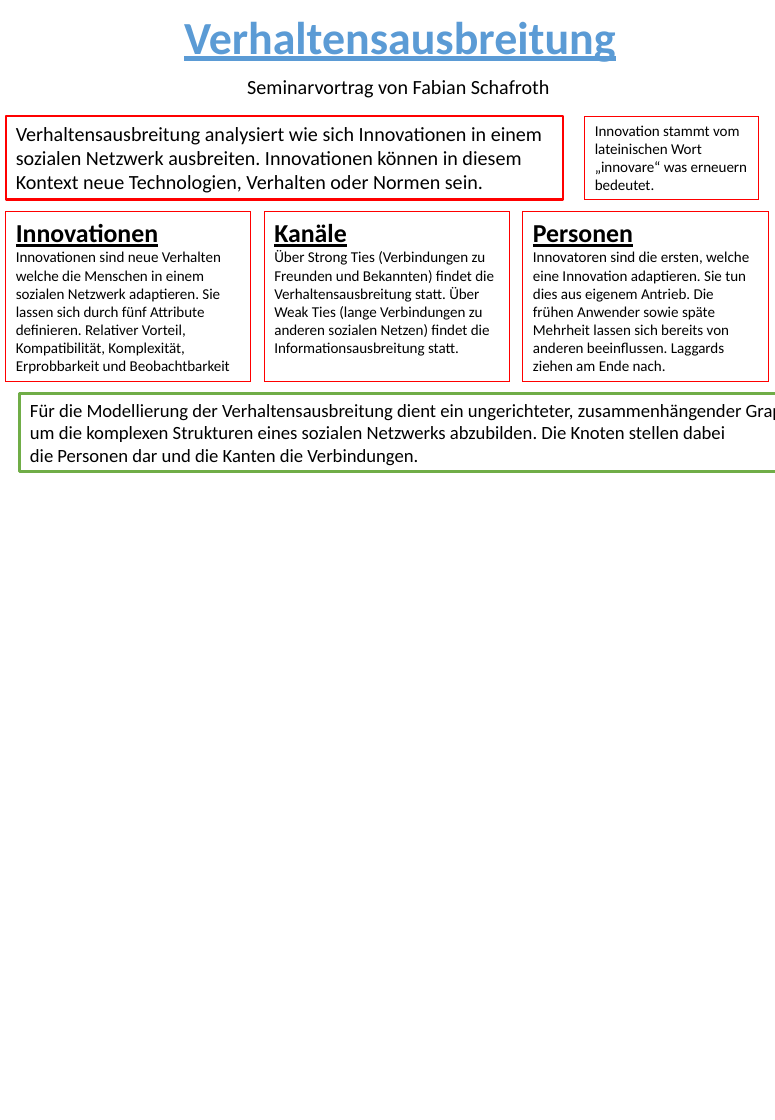
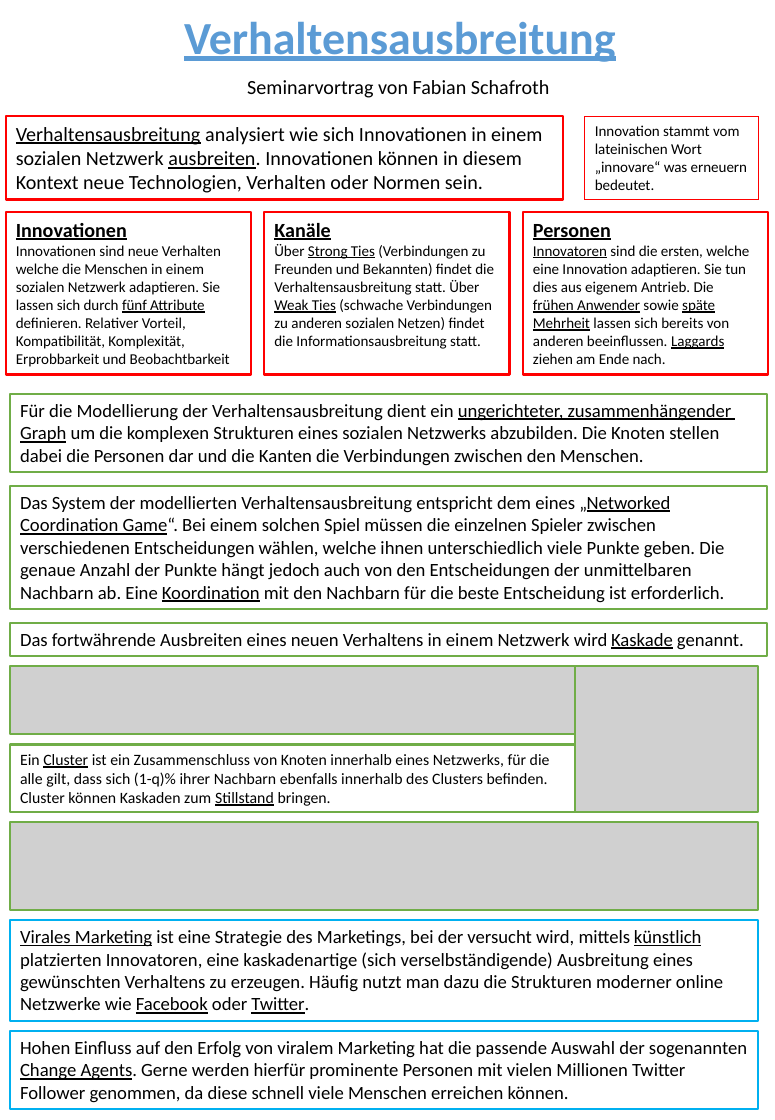
Before and after one commit to BlindSide89/Simple, a slide deck: slide 1 of Presentations/Präsentation1.pptx. Drawn at 775x1120 pixels with LibreOffice and Linux fonts; fonts in the diff are those of the drawing; grey boxes stand for pictures. Boxes give left, top, right and bottom in pixels: in the first picture for what was removed or moved away, otherwise in the second. Text is boxed around its words. In the diff, an @@ line names an element or a change of style, - is before the commit and + after.

```diff
--- a/Presentations/Präsentation1.pptx
+++ b/Presentations/Präsentation1.pptx
@@ rectangle "Verhaltensausbreitung analysiert wie sich Innovationen ..." at <box>5,116,563,199</box>: underline on in "Verhaltensausbreitung ausbreiten." @@
@@ rectangle "Innovationen": place and size @@
-rectangle "Innovationen" at <box>5,212,250,381</box>
+rectangle "Innovationen" at <box>5,212,250,374</box>
@@ rectangle "Innovationen" at <box>5,212,250,374</box>: outline #FF0000 0.75 pt to #FF0000 1.5 pt @@
@@ text in rectangle at <box>16,223,220,349</box>: size 18 to 14 pt in "Innovationen"; underline on in "fünf Attribute" @@
@@ rectangle "Kanäle" at <box>265,212,509,374</box>: outline #FF0000 0.75 pt to #FF0000 1.5 pt @@
@@ rectangle "Kanäle": place and size @@
-rectangle "Kanäle" at <box>265,212,509,381</box>
+rectangle "Kanäle" at <box>265,212,509,374</box>
@@ text in rectangle at <box>274,223,330,240</box>: size 18 to 14 pt in "Kanäle" @@
@@ rectangle "Personen": place and size @@
-rectangle "Personen" at <box>523,212,768,381</box>
+rectangle "Personen" at <box>523,212,768,374</box>
@@ rectangle "Personen" at <box>523,212,768,374</box>: size 18 to 14 pt in "Personen"; underline on in "Innovatoren frühen Anwender späte Mehrheit Laggards"; outline #FF0000 0.75 pt to #FF0000 1.5 pt @@
@@ text in rectangle at <box>274,244,494,349</box>: text changed @@
-Über Strong Ties (Verbindungen zu Freunden und Bekannten) findet die Verhaltensausbreitung statt. Über Weak Ties (lange Verbindungen zu anderen sozialen Netzen) findet die Informationsausbreitung statt.
+Über Strong Ties (Verbindungen zu Freunden und Bekannten) findet die Verhaltensausbreitung statt. Über Weak Ties (schwache Verbindungen zu anderen sozialen Netzen) findet die Informationsausbreitung statt.
@@ rectangle "Für die Modellierung der Verhaltensausbreitung ...": place and size @@
-rectangle "Für die Modellierung der Verhaltensausbreitung ..." at <box>20,394,775,472</box>
+rectangle "Für die Modellierung der Verhaltensausbreitung ..." at <box>10,394,768,472</box>
@@ rectangle "Für die Modellierung der Verhaltensausbreitung ..." at <box>10,394,768,472</box>: outline #70AD47 2.25 pt to #70AD47 1.5 pt @@
@@ text in rectangle at <box>20,404,732,466</box>: text changed @@
-Für die Modellierung der Verhaltensausbreitung dient ein ungerichteter, zusammenhängender Graph
-um die komplexen Strukturen eines sozialen Netzwerks abzubilden. Die Knoten stellen dabei
-die Personen dar und die Kanten die Verbindungen.
+Für die Modellierung der Verhaltensausbreitung dient ein ungerichteter, zusammenhängender
+Graph um die komplexen Strukturen eines sozialen Netzwerks abzubilden. Die Knoten stellen
+dabei die Personen dar und die Kanten die Verbindungen zwischen den Menschen.
@@ rectangle added at <box>10,486,768,609</box>, outline #70AD47 1.5 pt, 13 pt, text #000000 @@
+Das System der modellierten Verhaltensausbreitung entspricht dem eines „Networked Coordination Game“. Bei einem solchen Spiel müssen die einzelnen Spieler zwischen verschiedenen Entscheidungen wählen, welche ihnen unterschiedlich viele Punkte geben. Die genaue Anzahl der Punkte hängt jedoch auch von den Entscheidungen der unmittelbaren Nachbarn ab. Eine Koordination mit den Nachbarn für die beste Entscheidung ist erforderlich.
@@ rectangle added at <box>10,622,768,655</box>, outline #70AD47 1.5 pt, 13 pt, text #000000 @@
+Das fortwährende Ausbreiten eines neuen Verhaltens in einem Netzwerk wird Kaskade genannt.
@@ picture added at <box>10,665,576,734</box> @@
@@ picture added at <box>575,665,758,812</box> @@
@@ rectangle added at <box>10,744,576,812</box>, outline #70AD47 1.5 pt, 11 pt, text #000000 @@
+Ein Cluster ist ein Zusammenschluss von Knoten innerhalb eines Netzwerks, für die alle gilt, dass sich (1-q)% ihrer Nachbarn ebenfalls innerhalb des Clusters befinden. Cluster können Kaskaden zum Stillstand bringen.
@@ picture added at <box>10,822,758,909</box> @@
@@ rectangle added at <box>10,920,758,1021</box>, outline #00B0F0 1.5 pt, 13 pt, text #000000 @@
+Virales Marketing ist eine Strategie des Marketings, bei der versucht wird, mittels künstlich platzierten Innovatoren, eine kaskadenartige (sich verselbständigende) Ausbreitung eines gewünschten Verhaltens zu erzeugen. Häufig nutzt man dazu die Strukturen moderner online Netzwerke wie Facebook oder Twitter.
@@ rectangle added at <box>10,1030,758,1109</box>, outline #00B0F0 1.5 pt, 13 pt, text #000000 @@
+Hohen Einfluss auf den Erfolg von viralem Marketing hat die passende Auswahl der sogenannten Change Agents. Gerne werden hierfür prominente Personen mit vielen Millionen Twitter Follower genommen, da diese schnell viele Menschen erreichen können.
```
Also in this commit, not shown: 2 other files.
